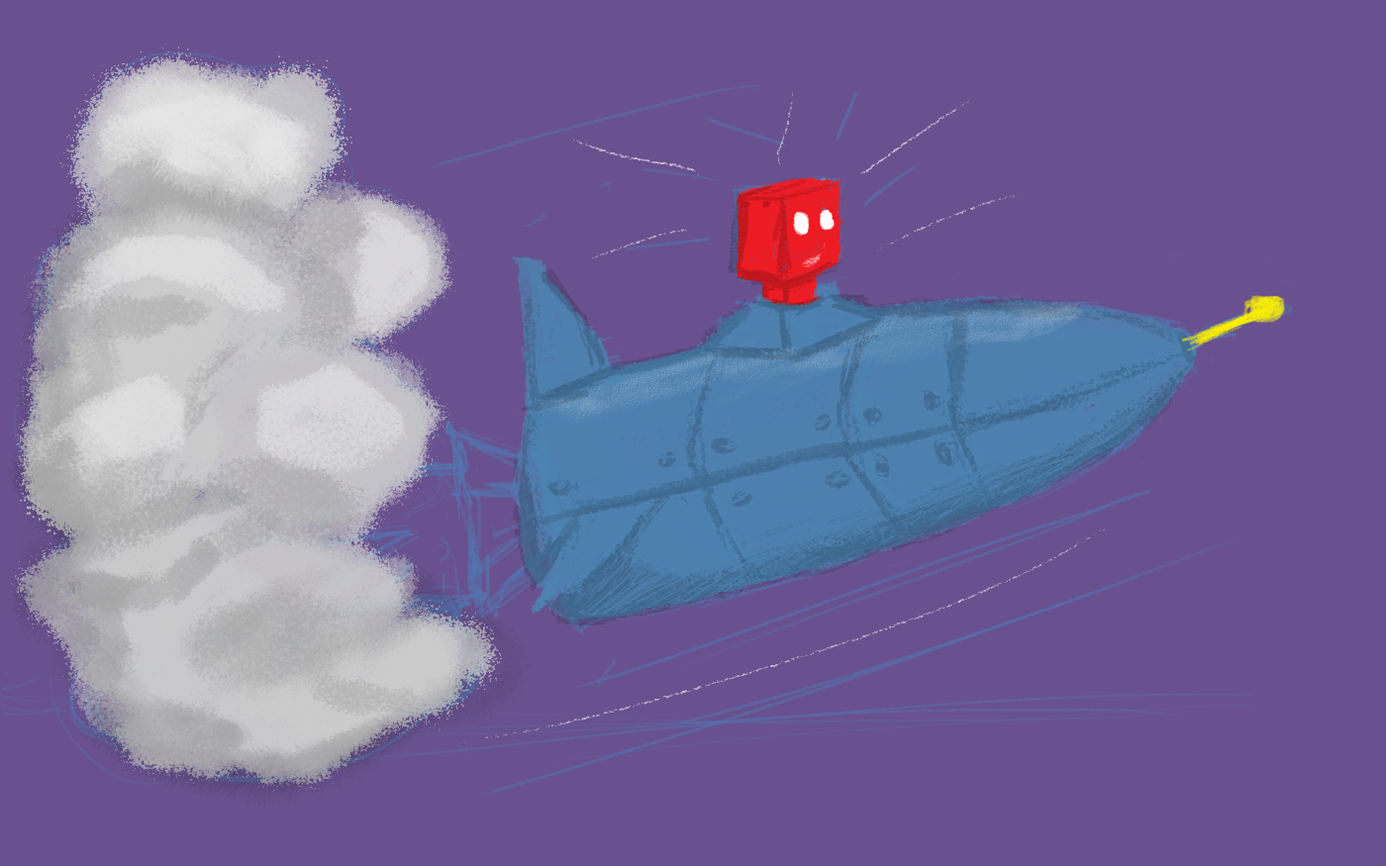
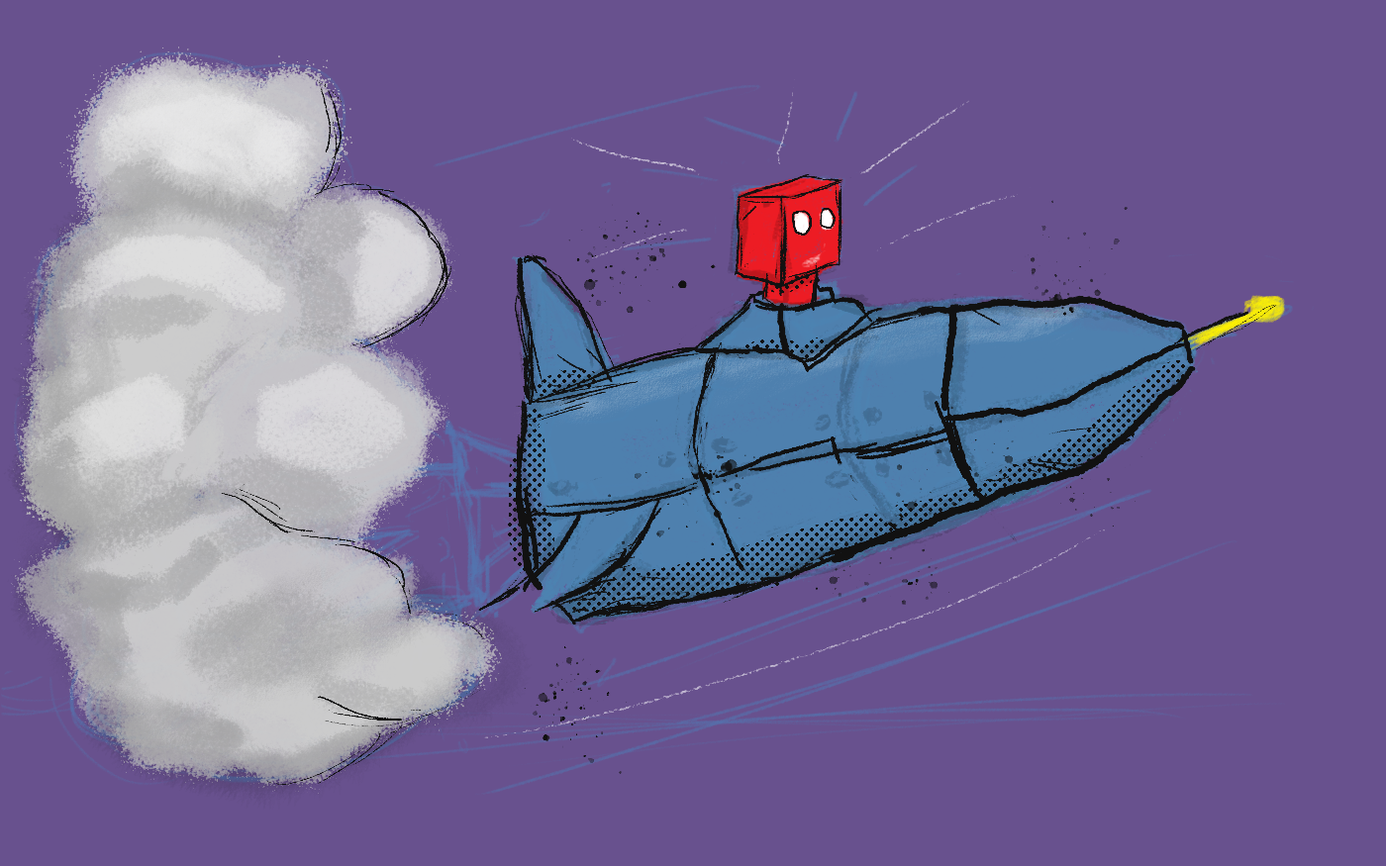
Layer changes from the first 1386px x 866px image to the second:
added group "Inking" with 1 layers above "Embellishment" over [220,69,1278,786]
added layer "Layer 2" in group "Inking" over [220,69,1278,786]
